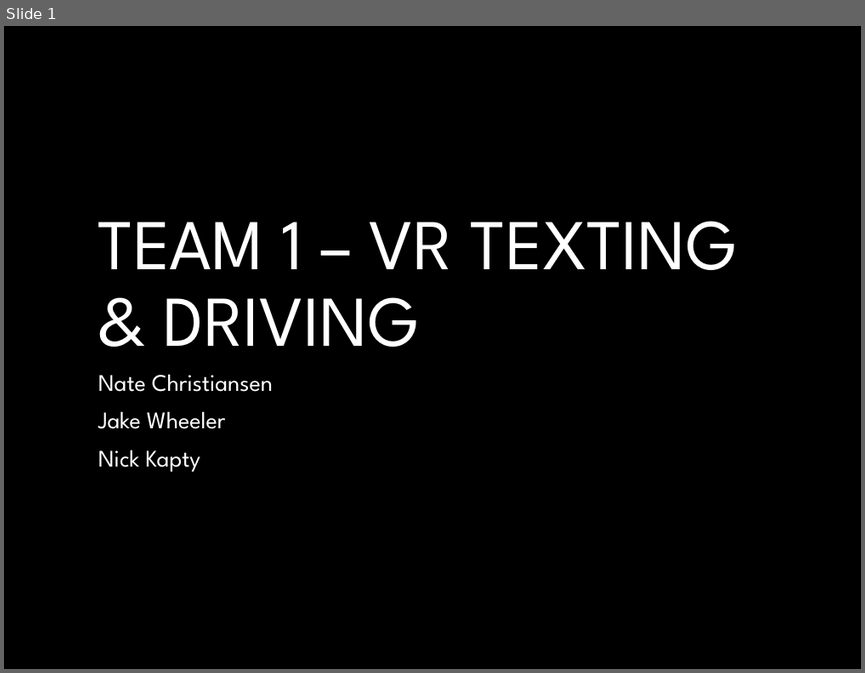
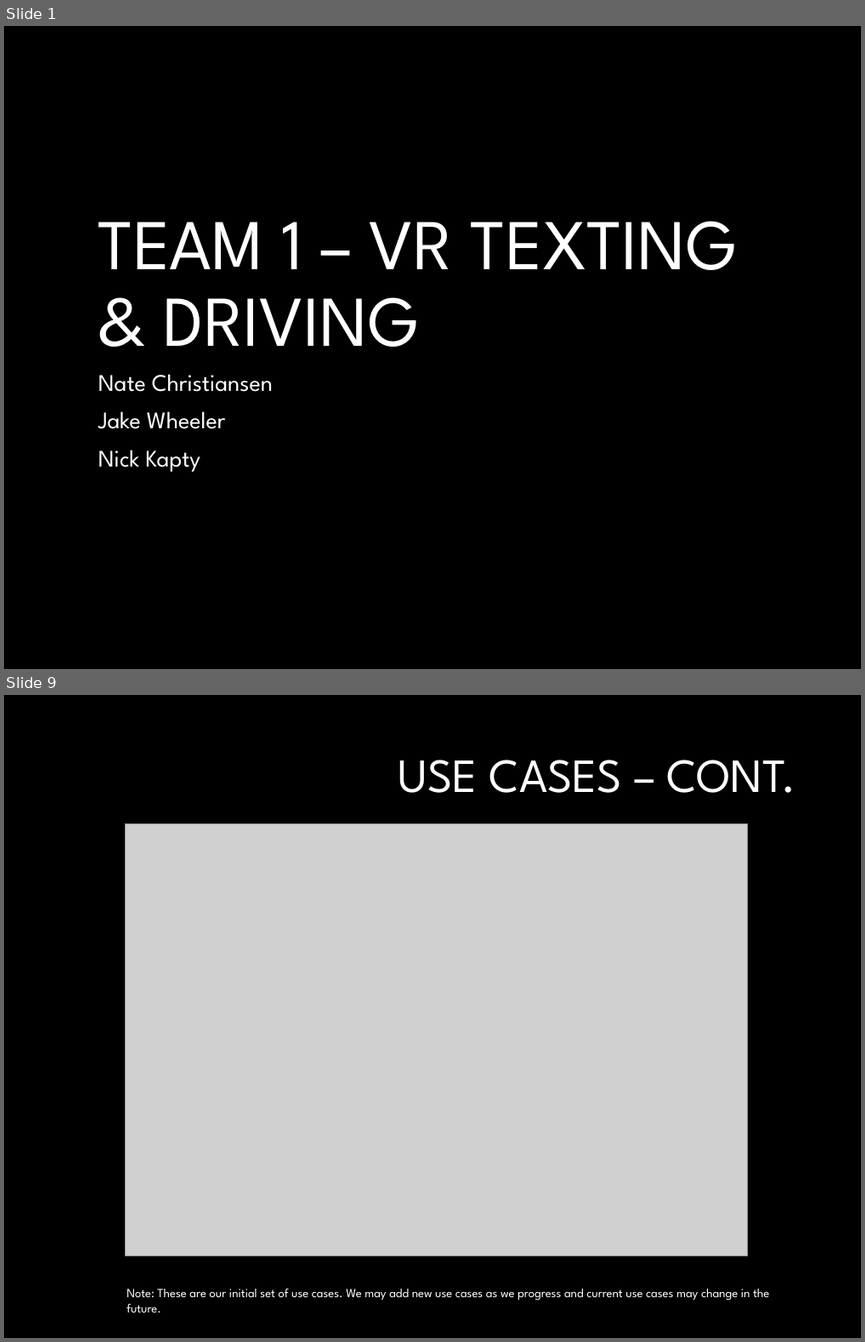
Before and after one commit to NateChristiansen/SeniorProject, a slide deck: Documents/Presentations/Presentation1.pptx. Shown one above the other, each under a label of ours: slide 1 before the commit, slides 1 and 9 after it; the slides between them are not shown. The pictures are 865x673 and 865x1342 pixels, drawn with LibreOffice and Linux fonts; fonts in the diff are those of the drawing; grey boxes stand for pictures; background and template pictures are left out. Boxes give left, top, right and bottom in pixels: in the first picture for what was removed or moved away, otherwise in the second. Text is boxed around its words. In the diff, an @@ line names an element or a change of style, - is before the commit and + after.

```diff
--- a/Documents/Presentations/Presentation1.pptx
+++ b/Documents/Presentations/Presentation1.pptx
@@ slide 9 added at <box>4,695,861,1338</box>, background #000000 @@
@@ title added at <box>398,760,796,793</box>, 40 pt, text #FFFFFF @@
+USE CASES – CONT.
@@ picture added at <box>126,823,748,1255</box> @@
@@ text added at <box>126,1287,769,1312</box>, 10.5 pt, text #FFFFFF @@
+Note: These are our initial set of use cases. We may add new use cases as we progress and current use cases may change in the future.
```
Also in this commit, not shown: 9 slides changed, 6 other slides added, 3 slides removed, 3 other files.
